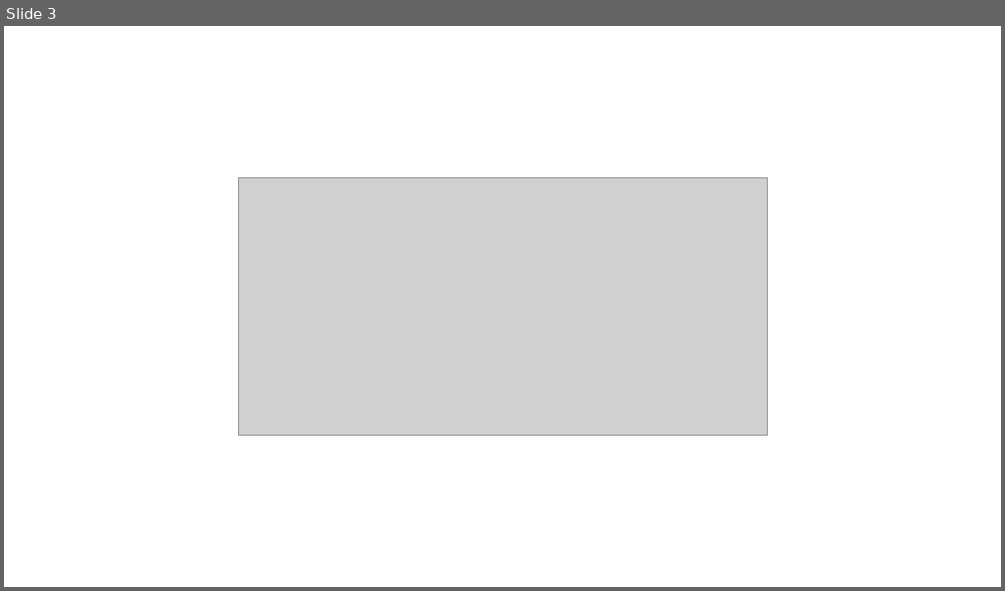
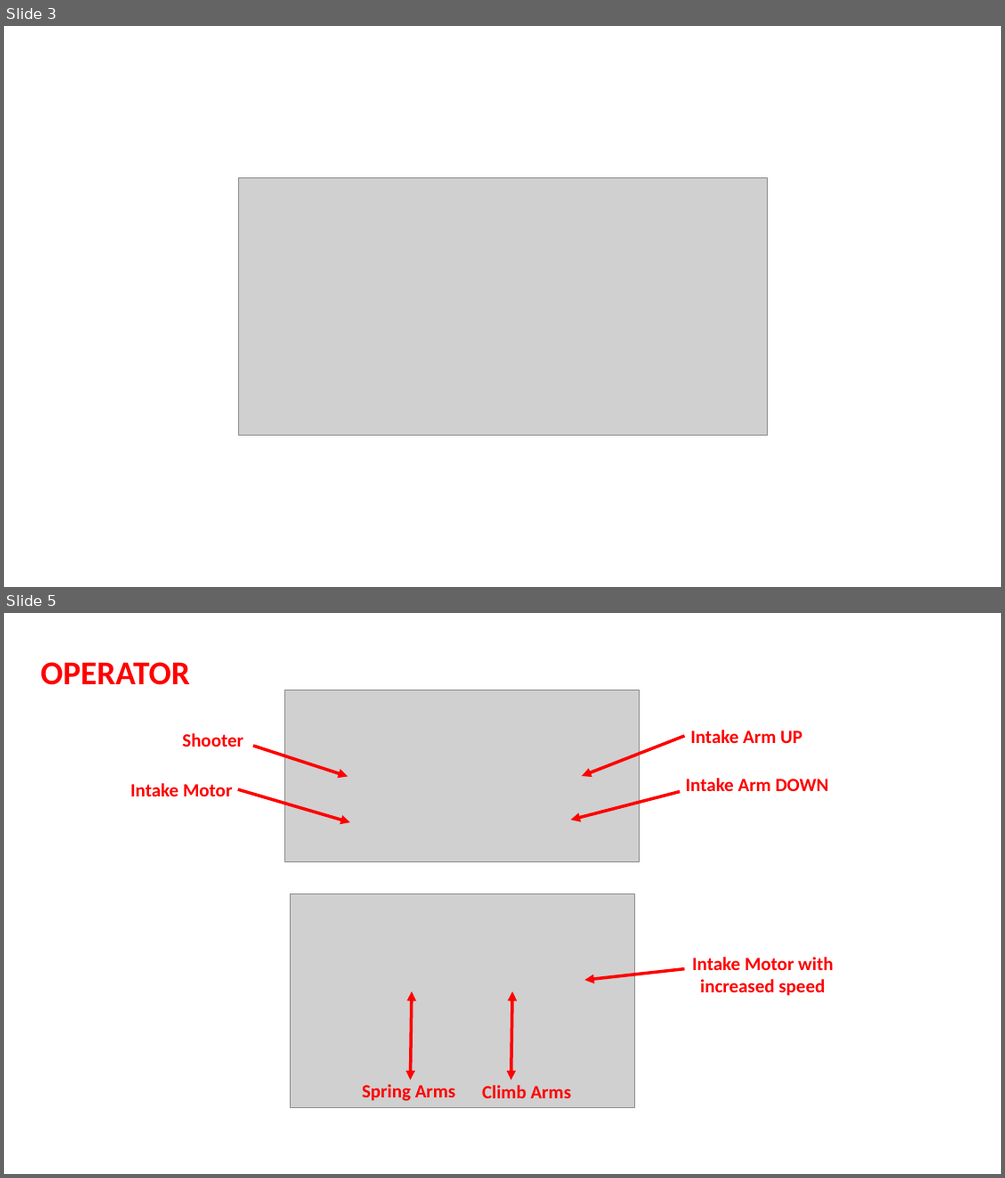
Before and after one commit to ramonarampage1159/2022-Rapid-React-Documents, a slide deck: 2022 Joystick.pptx. Shown one above the other, each under a label of ours: slide 3 before the commit, slides 3 and 5 after it; the slides between them are not shown. The pictures are 1005x591 and 1005x1178 pixels, drawn with LibreOffice and Linux fonts; fonts in the diff are those of the drawing; grey boxes stand for pictures. Boxes give left, top, right and bottom in pixels: in the first picture for what was removed or moved away, otherwise in the second. Text is boxed around its words. In the diff, an @@ line names an element or a change of style, - is before the commit and + after.

```diff
--- a/2022 Joystick.pptx
+++ b/2022 Joystick.pptx
@@ slide 5 added at (4, 613, 1001, 1174), background #FFFFFF @@
@@ text added at (40, 662, 190, 685), 32 pt, text #FF0000, bold @@
+OPERATOR
@@ picture added at (285, 690, 639, 862) @@
@@ text added at (182, 733, 243, 747), 18 pt, text #FF0000, bold @@
+Shooter
@@ arrow added from (253, 746) to (348, 776), #FF0000 3 pt @@
@@ arrow added from (685, 736) to (582, 776), #FF0000 3 pt @@
@@ text added at (690, 730, 802, 743), 18 pt, text #FF0000, bold @@
+Intake Arm UP
@@ text added at (130, 783, 232, 796), 18 pt, text #FF0000, bold @@
+Intake Motor
@@ arrow added from (238, 789) to (350, 822), #FF0000 3 pt @@
@@ arrow added from (680, 792) to (571, 819), #FF0000 3 pt @@
@@ text added at (686, 778, 829, 791), 18 pt, text #FF0000, bold @@
+Intake Arm DOWN
@@ picture added at (291, 893, 634, 1108) @@
@@ text added at (692, 957, 833, 996), 18 pt, text #FF0000, bold @@
+Intake Motor with increased speed
@@ arrow added from (685, 969) to (585, 981), #FF0000 3 pt @@
@@ double arrow added from (412, 991) to (410, 1079), #FF0000 3 pt @@
@@ double arrow added from (512, 991) to (511, 1079), #FF0000 3 pt @@
@@ text added at (362, 1084, 456, 1101), 18 pt, text #FF0000, bold @@
+Spring Arms
@@ text added at (482, 1085, 572, 1098), 18 pt, text #FF0000, bold @@
+Climb Arms
```
Also in this commit, not shown: 2 other slides added, 1 slide removed.
